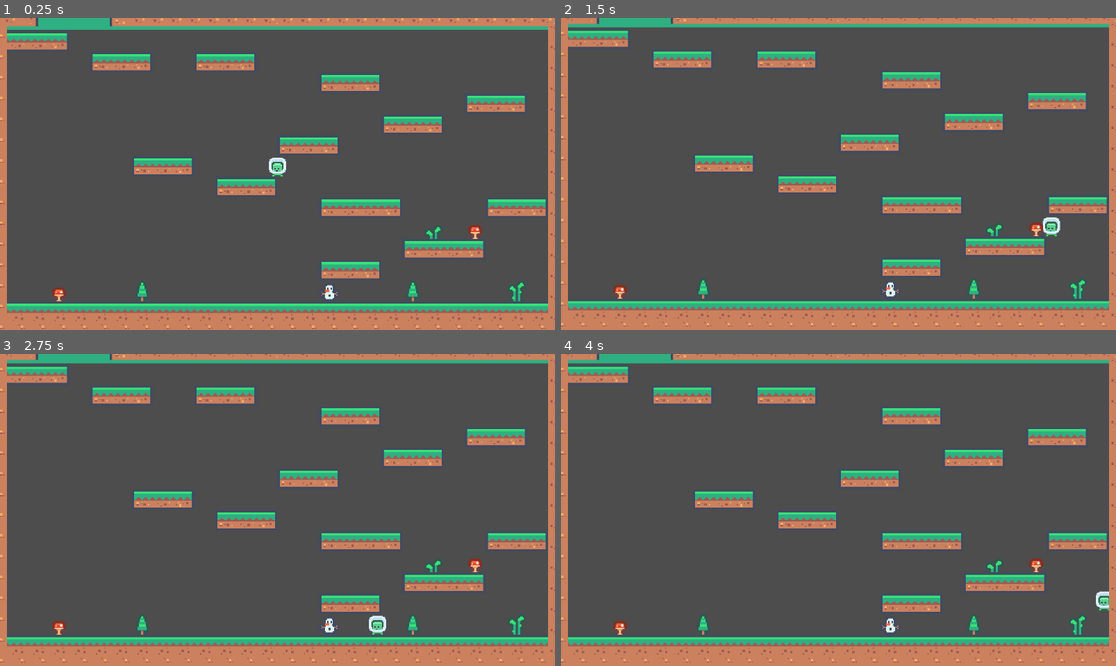
Above: before the commit, frames 1-4 (two rows, left to right).
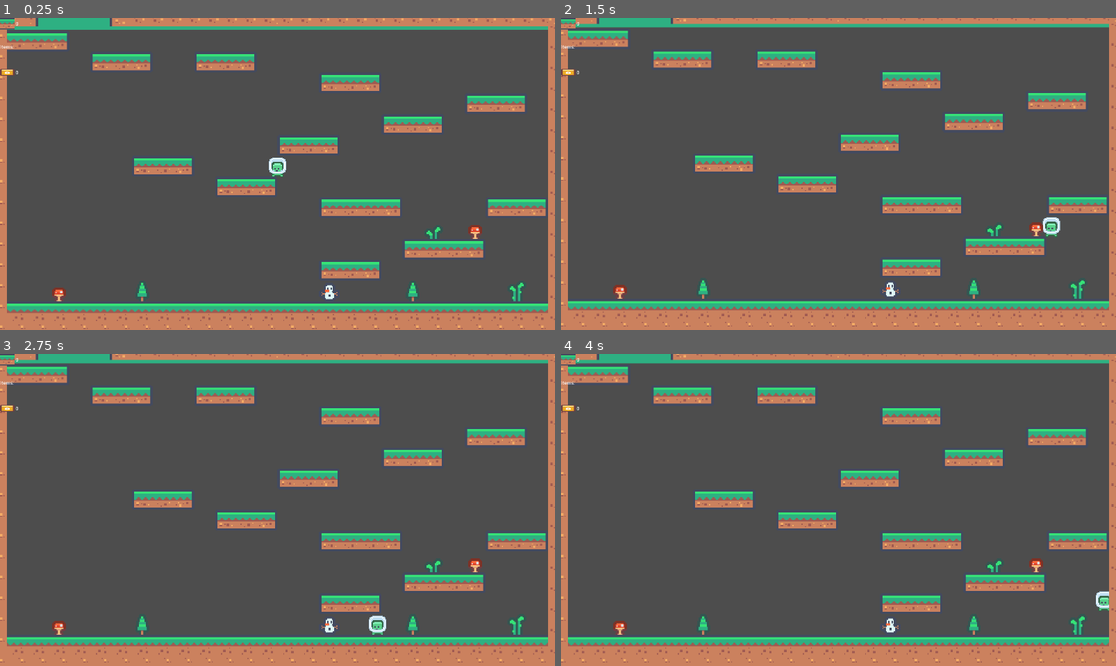
Above: after the commit, the same moments.

Repository: maxcarleton1/COMP1501-Final-Project
Game: Godot game, scene res://scenes/main.tscn
The game is run twice, just before and just after one commit, with the same random seed, the same clock (stepped at 60 frames per second) and the same inputs. The engine's default icon, where the game draws it, is replaced by a stand-in: a white triangle on a blue panel in a dark square.
Inputs (mouse positions are in pixels of both pictures, inside the frame that each line leads up to):
- Up to frame 1 (0.25 s): no input
- Up to frame 2 (1.5 s): move the mouse to (960, 158) at 0.52 s; hold D (MoveRight) from 0.53 s (still down); tap Shift (Dash) at 0.6, 1.35 s; tap Space (Jump) at 0.77 s; move the mouse to (727, 189) at 1.27 s
- Up to frame 3 (2.75 s): tap Space (Jump) at 1.52 s; move the mouse to (333, 441) at 2.02 s; release D (MoveRight) at 2.03 s; hold A (MoveLeft) from 2.03 s (still down); tap Shift (Dash) at 2.1 s
- Up to frame 4 (4 s): move the mouse to (810, 572) at 2.77 s; release A (MoveLeft) at 2.78 s; hold D (MoveRight) from 2.78 s (still down); tap Shift (Dash) at 2.85, 3.6 s; tap Space (Jump) at 3.02, 3.77 s; move the mouse to (1005, 556) at 3.52 s

The runs differ from the first frame. In frame 1, 0.2% of the frame differs, in the area x 0-4%, y 0-19%; in frame 2, 0.2%; in frame 3, 0.2%; in frame 4, 0.2%.

Commit message:
Fix part of HUD

Diff:
--- a/final-project/scenes/main.tscn
+++ b/final-project/scenes/main.tscn
@@ -6,6 +6,7 @@
 [ext_resource type="PackedScene" uid="uid://dep6njy6mhlaa" path="res://scenes/player/camera.tscn" id="3_tbgi4"]
 [ext_resource type="Resource" uid="uid://bk3w5efcyk2w" path="res://assets/resources/demo_area.tres" id="4_tefeu"]
 [ext_resource type="PackedScene" uid="uid://8hfa5vatgnvp" path="res://scenes/obstacles/lose_barrier.tscn" id="5_tbgi4"]
+[ext_resource type="PackedScene" uid="uid://0fa57m1dbovk" path="res://scenes/ui/hud/hud.tscn" id="7_o6xl0"]
 
 [node name="Main" type="Node" unique_id=974304658]
 script = ExtResource("1_jyhfs")
@@ -19,3 +20,5 @@
 [node name="Camera2D" parent="." unique_id=607304812 instance=ExtResource("3_tbgi4")]
 
 [node name="LoseBarrier" parent="." unique_id=205154386 instance=ExtResource("5_tbgi4")]
+
+[node name="HUD" parent="." unique_id=1806229052 instance=ExtResource("7_o6xl0")]
--- a/final-project/scenes/ui/hud/hud.tscn
+++ b/final-project/scenes/ui/hud/hud.tscn
@@ -20,16 +20,13 @@
 
 [node name="AltitudeLayer" parent="MarginContainer/VBoxContainer/HBoxContainer" unique_id=534568543 instance=ExtResource("2_cgeww")]
 
-[node name="HBoxContainer2" type="HBoxContainer" parent="MarginContainer/VBoxContainer" unique_id=1519939096]
-layout_mode = 2
-size_flags_vertical = 3
-
-[node name="CurrencyLayer" parent="MarginContainer/VBoxContainer/HBoxContainer2" unique_id=306195438 instance=ExtResource("1_48c2t")]
-position = Vector2(0, -4)
-
 [node name="HBoxContainer3" type="HBoxContainer" parent="MarginContainer/VBoxContainer" unique_id=1370069036]
 layout_mode = 2
 size_flags_vertical = 3
 
 [node name="ItemLayer" parent="MarginContainer/VBoxContainer/HBoxContainer3" unique_id=1046165136 instance=ExtResource("2_c45xl")]
 position = Vector2(0, -8)
+
+[node name="CurrencyLayer" parent="MarginContainer/VBoxContainer" unique_id=306195438 instance=ExtResource("1_48c2t")]
+layout_mode = 2
+script = null
--- a/final-project/scenes/ui/hud/layers/currency_layer.tscn
+++ b/final-project/scenes/ui/hud/layers/currency_layer.tscn
@@ -3,20 +3,18 @@
 [ext_resource type="Texture2D" uid="uid://bfh1ff538j60e" path="res://assets/art/kenney_pixel-platformer/Tiles/tile_0011.png" id="1_7dir2"]
 [ext_resource type="Script" uid="uid://d0crfg2dpnncb" path="res://scripts/ui/hud/layers/currency_layer.gd" id="1_rwgo5"]
 
-[node name="CurrencyLayer" type="Node2D" unique_id=306195438]
-script = ExtResource("1_rwgo5")
-
-[node name="HBoxContainer" type="HBoxContainer" parent="." unique_id=484060207]
+[node name="HBoxContainer" type="HBoxContainer" unique_id=484060207]
 custom_minimum_size = Vector2(50, 0)
 offset_right = 40.0
 offset_bottom = 40.0
+script = ExtResource("1_rwgo5")
 
-[node name="CoinImage" type="TextureRect" parent="HBoxContainer" unique_id=2036887209]
+[node name="CoinImage" type="TextureRect" parent="." unique_id=2036887209]
 custom_minimum_size = Vector2(50, 0)
 layout_mode = 2
 texture = ExtResource("1_7dir2")
 
-[node name="CoinAmount" type="Label" parent="HBoxContainer" unique_id=1786331007]
+[node name="CoinAmount" type="Label" parent="." unique_id=1786331007]
 custom_minimum_size = Vector2(50, 0)
 layout_mode = 2
 text = "0"
